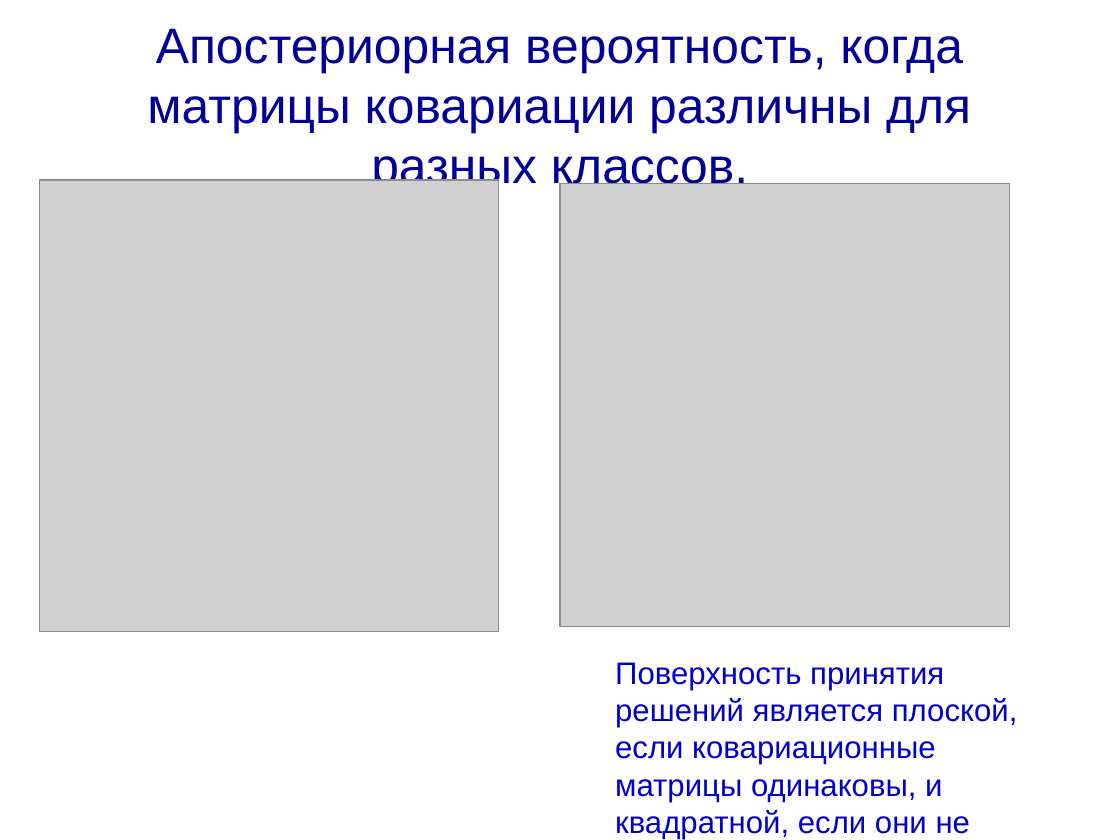
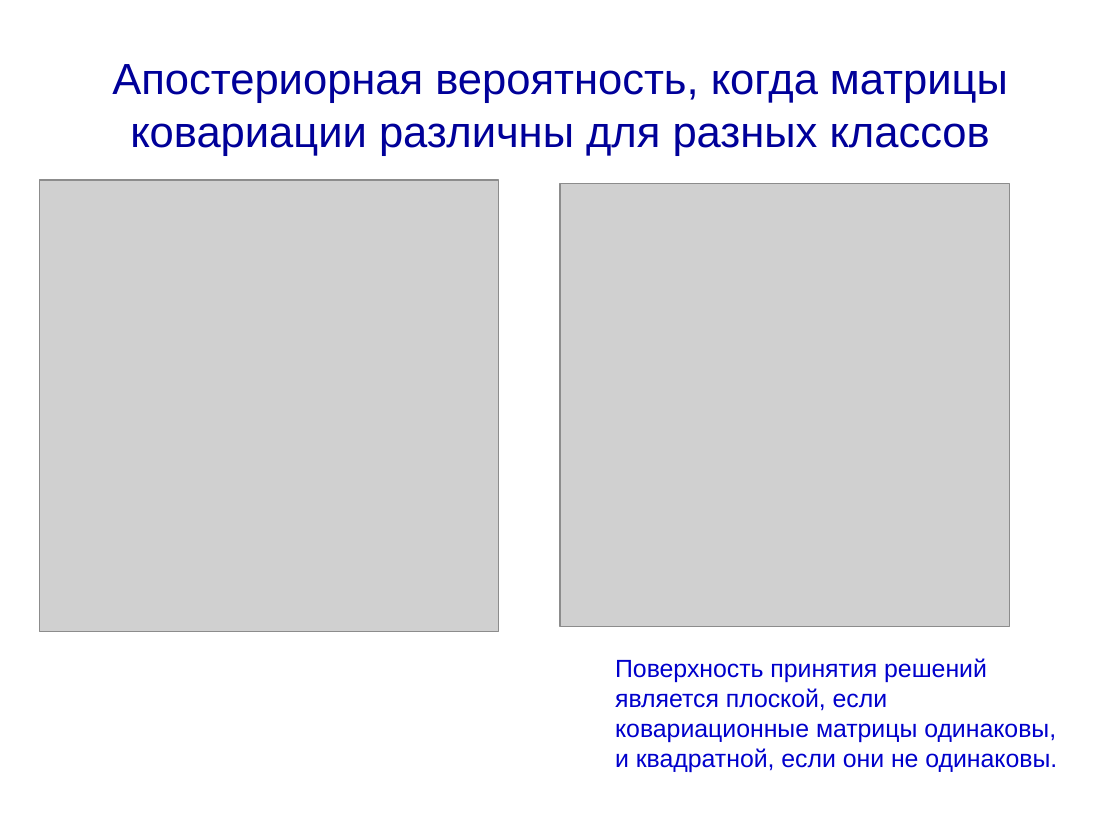
Before and after one commit to sudakov/ai-lab, a slide deck: slide 40 of ML3.pptx. Drawn at 1120x840 pixels with LibreOffice and Linux fonts; fonts in the diff are those of the drawing; grey boxes stand for pictures. Boxes give left, top, right and bottom in pixels: in the first picture for what was removed or moved away, otherwise in the second. Text is boxed around its words. In the diff, an @@ line names an element or a change of style, - is before the commit and + after.

```diff
--- a/ML3.pptx
+++ b/ML3.pptx
@@ title at bbox=[112, 64, 1008, 156]: text changed; size 32 to 28 pt @@
-Апостериорная вероятность, когда матрицы ковариации различны для разных классов.
+Апостериорная вероятность, когда матрицы ковариации различны для разных классов
@@ text "Поверхность принятия решений является плоской, ..." at bbox=[615, 658, 1057, 772]: size 20 to 16 pt; less space between paragraphs @@
```
Also in this commit, not shown: 12 other slides changed, 4 slides added, 1 other file.
